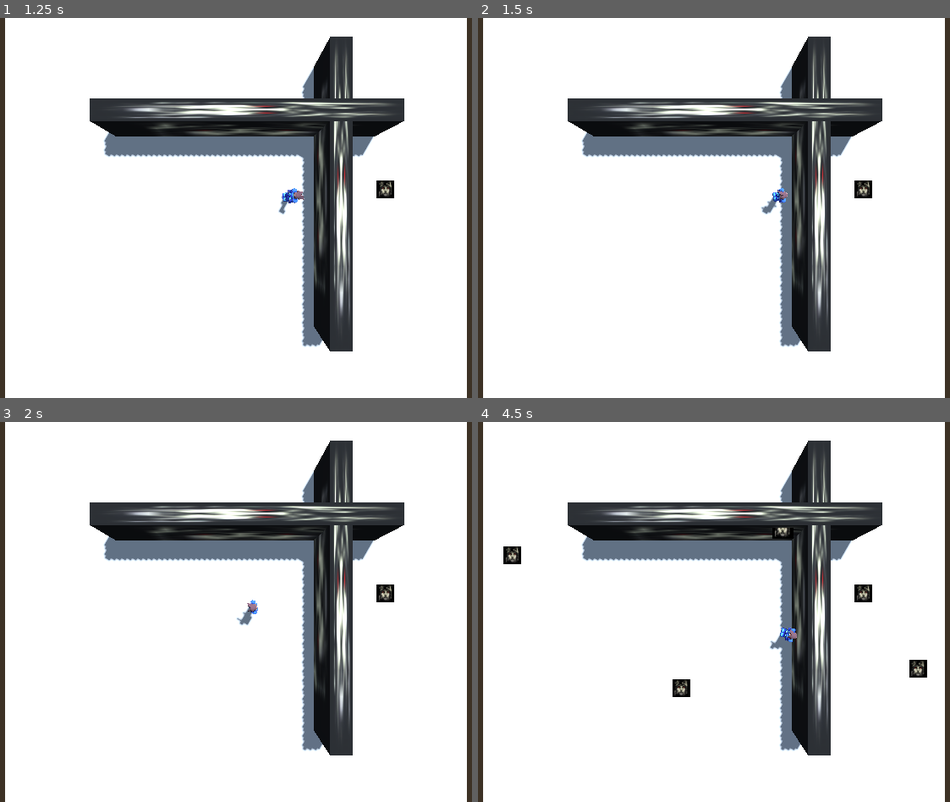
Above: before the commit, frames 1-4 (two rows, left to right).
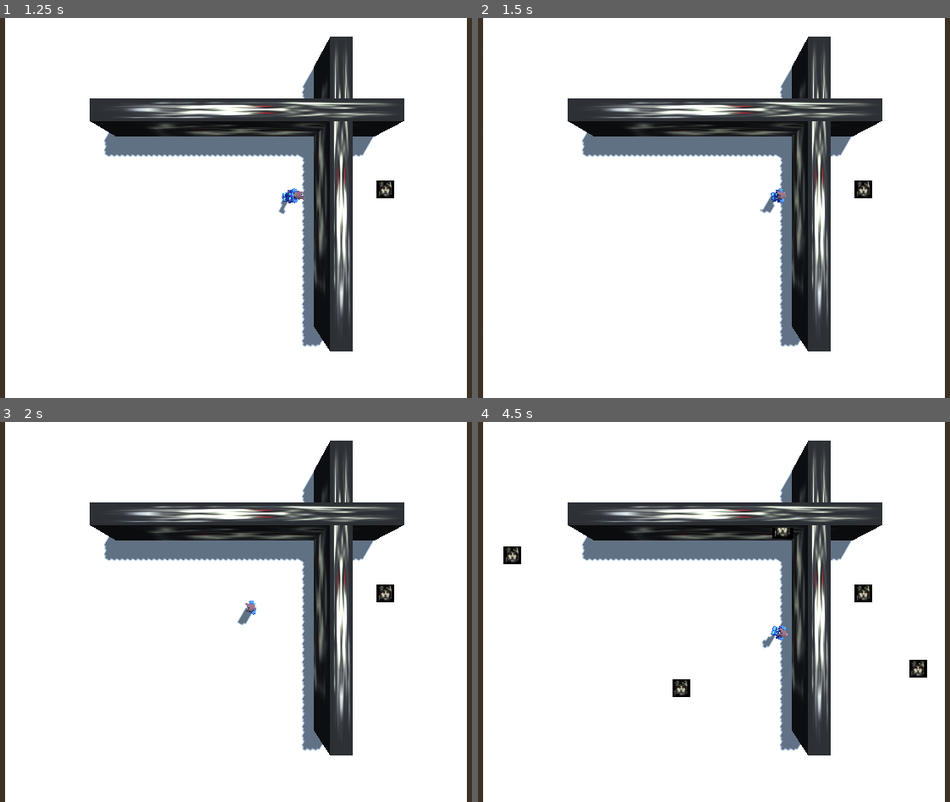
Above: after the commit, the same moments.

Repository: ishisahh/av-2-igor-derick-pedro-cezario
Game: Godot game, scene res://node_3d.tscn
Two runs of this game, one before a commit and one after it. Both use one fixed random seed, a clock stepped at 60 frames per second and the inputs below. The project has no main scene, so this scene is started directly.
Inputs (mouse positions are in pixels of both pictures, inside the frame that each line leads up to):
- Up to frame 1 (1.25 s): tap Enter at 0.5 s; move the mouse to (387, 189) at 0.52 s; click (387, 189) at 0.67 s
- Up to frame 2 (1.5 s): move the mouse to (581, 227) at 1.27 s; click (581, 227) at 1.42 s
- Up to frame 3 (2 s): no input
- Up to frame 4 (4.5 s): move the mouse to (784, 528) at 2.02 s; click (784, 528) at 2.17 s; move the mouse to (680, 688) at 2.77 s; click (680, 688) at 2.92 s; move the mouse to (916, 669) at 3.52 s; click (916, 669) at 3.67 s; move the mouse to (511, 555) at 4.27 s; click (511, 555) at 4.42 s

Frame 1 is identical in both runs. In frame 2, 0.1% of the frame differs, in the area x 59-66%, y 44-52%; in frame 3, 0.1%; in frame 4, 0.3%, in the area x 60-68%, y 53-60%.

Commit message:
Update player.gd

Diff:
--- a/player.gd
+++ b/player.gd
@@ -25,10 +25,7 @@
 
 	$Sketchfab_Scene.rotate_z(0)
 
-	if velocity != Vector3.ZERO:
-		set_collision_mask_value(2,false)
-	else:
-		set_collision_mask_value(2, true)
+
 
 	look_at(alvo_movimento, Vector3.UP, true)
 	var direcao = global_position.direction_to(alvo_movimento)
@@ -62,7 +59,10 @@
 	if event is InputEventMouseButton and event.button_index == MOUSE_BUTTON_LEFT and event.pressed:
 
 		var pos_3d = atirar_raio_da_camera(event.position)
-
+		if event.double_click:
+			set_collision_mask_value(2,false)
+		else:
+			set_collision_mask_value(2, true)
 		if pos_3d != null:
 			print("Sucesso! O mouse clicou na posição 3D: ",pos_3d)
 			var mark = marcador.instantiate()
